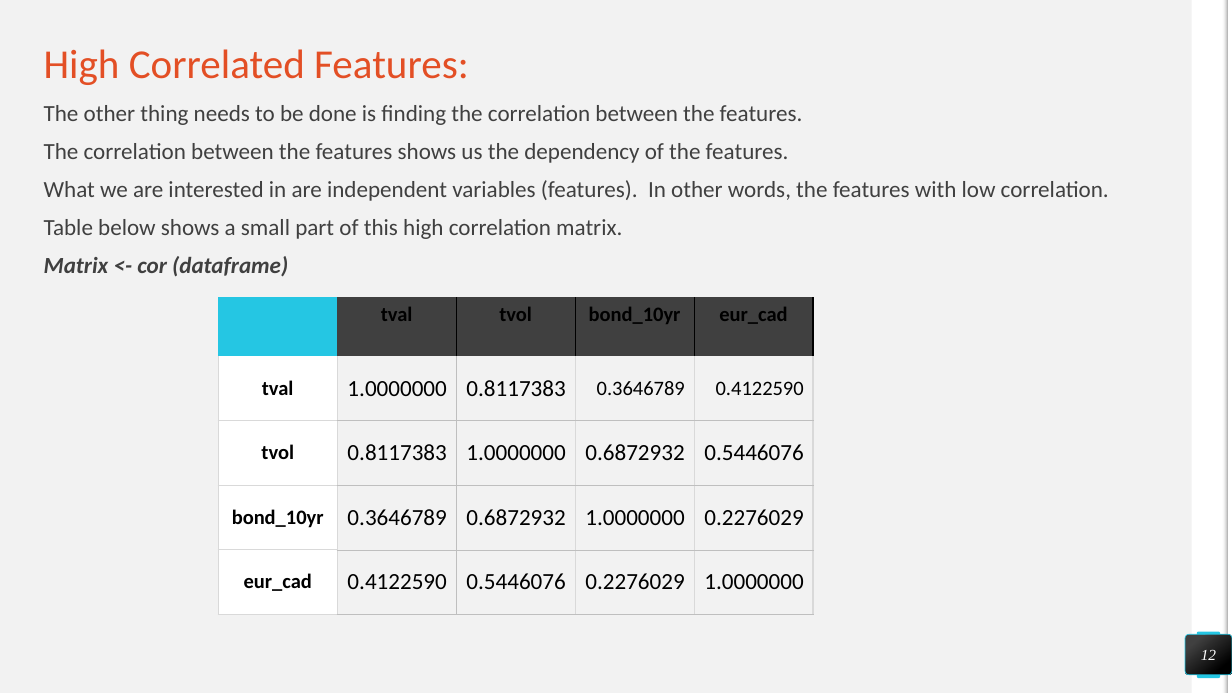
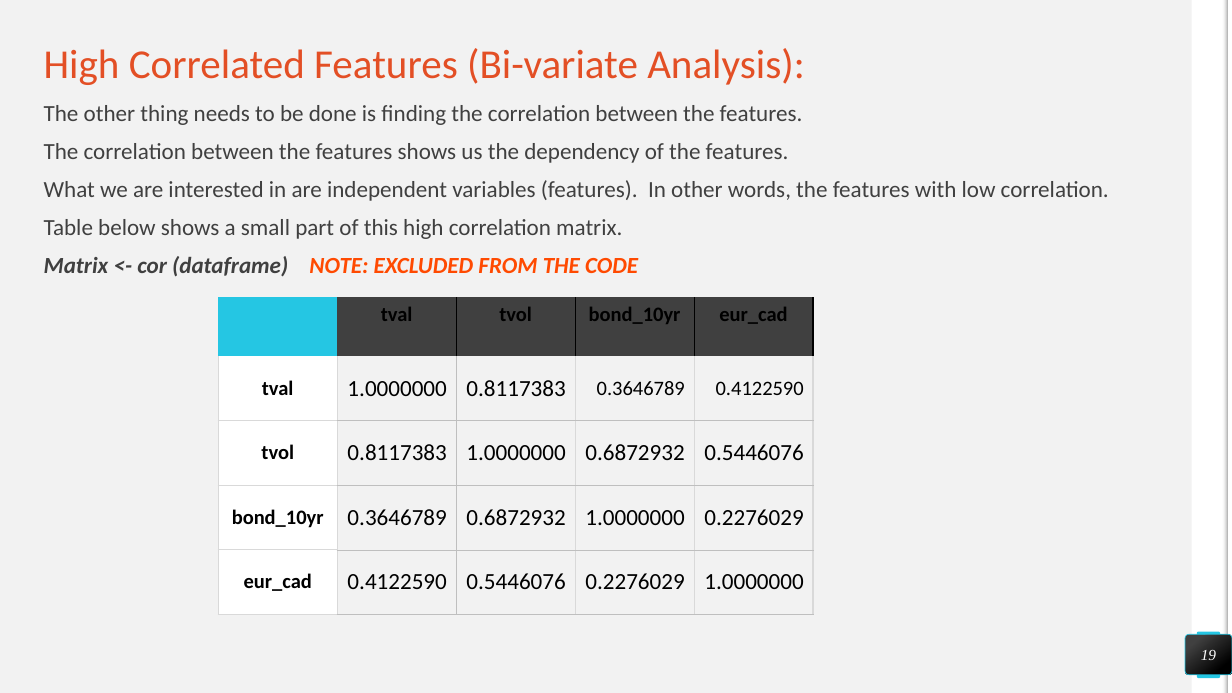
Before and after one commit to damiandmonte/Nominal-GDP-Prediction, a slide deck: slide 19 of Final_Report.pptx (slide 12 before the commit). Drawn at 1232x693 pixels with LibreOffice and Linux fonts; fonts in the diff are those of the drawing. Boxes give left, top, right and bottom in pixels: in the first picture for what was removed or moved away, otherwise in the second. Text is boxed around its words. In the diff, an @@ line names an element or a change of style, - is before the commit and + after.

```diff
--- a/Final_Report.pptx
+++ b/Final_Report.pptx
@@ title at bbox=[44, 48, 805, 85]: text changed @@
-High Correlated Features:
+High Correlated Features (Bi-variate Analysis):
@@ text at bbox=[44, 256, 638, 277]: text changed; text colour #404040 to #FF4A01 @@
-Matrix <- cor (dataframe)
+Matrix <- cor (dataframe) NOTE: EXCLUDED FROM THE CODE
@@ page number at bbox=[1201, 650, 1216, 660]: text changed @@
-12
+19
```
Also in this commit, not shown: 11 other slides changed, 4 slides added, 2 slides removed, 1 other file.
